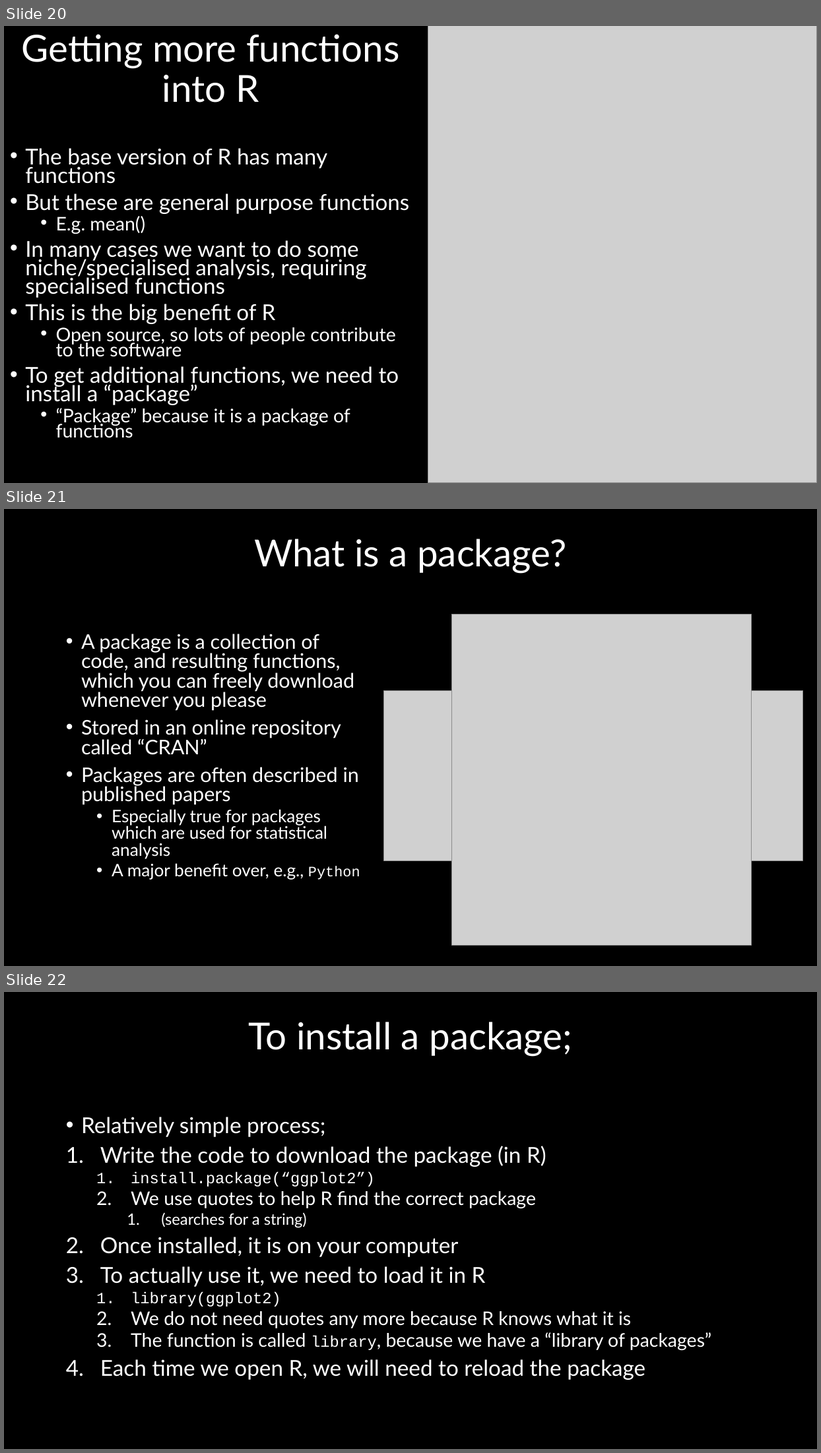
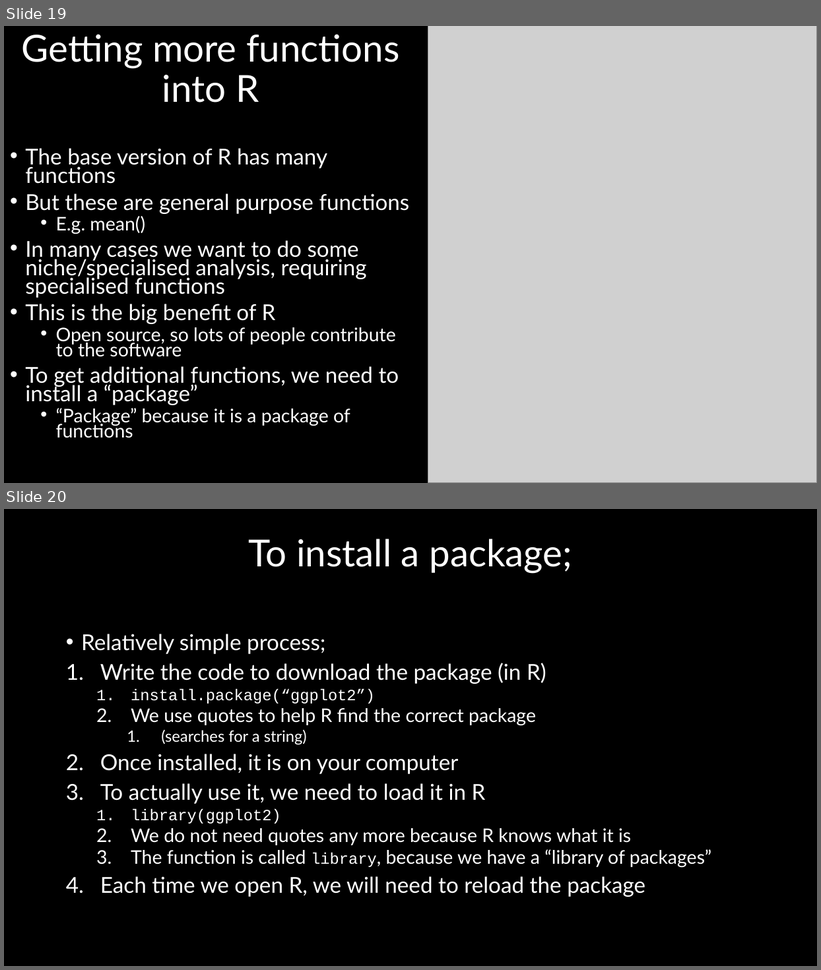
Before and after one commit to DeonRoos/stats-for-biologists, a slide deck: Lectures/Lecture 02.2 - R.pptx. Shown one above the other, each under a label of ours: slides 20, 21 and 22 before the commit, slides 19 and 20 after it. The pictures are 821x1453 and 821x970 pixels, drawn with LibreOffice and Linux fonts; fonts in the diff are those of the drawing; grey boxes stand for pictures. Boxes give left, top, right and bottom in pixels: in the first picture for what was removed or moved away, otherwise in the second. Text is boxed around its words. In the diff, an @@ line names an element or a change of style, - is before the commit and + after.

```diff
--- a/Lectures/Lecture 02.2 - R.pptx
+++ b/Lectures/Lecture 02.2 - R.pptx
@@ slide 21 removed at <box>4,509,817,966</box>, background #000000 @@
@@ title removed at <box>254,539,566,573</box> @@
-What is a package?
@@ picture removed at <box>451,615,751,946</box> @@
@@ text removed at <box>81,634,360,880</box> @@
-• A package is a collection of code, and resulting functions, which you can freely download whenever you please
-• Stored in an online repository called “CRAN”
-• Packages are often described in published papers
-  • Especially true for packages which are used for statistical analysis
-  • A major benefit over, e.g., Python
@@ picture removed at <box>384,691,803,861</box> @@
@@ what was slide 20 is now slide 19 @@
@@ what was slide 22 is now slide 20 @@
```
Also in this commit, not shown: 1 slide changed, 3 slides added, 3 other slides removed, 12 other files.
